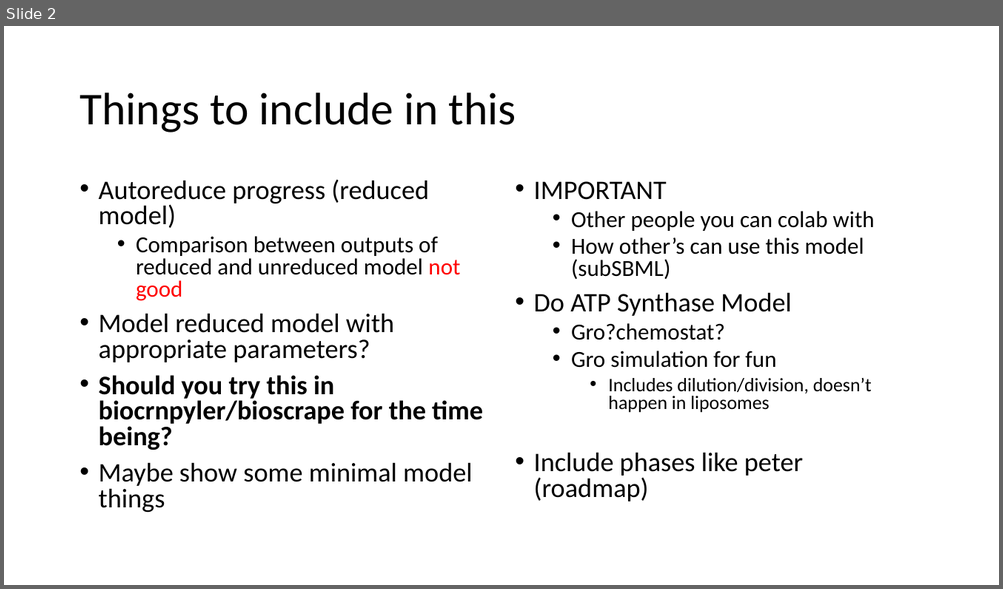
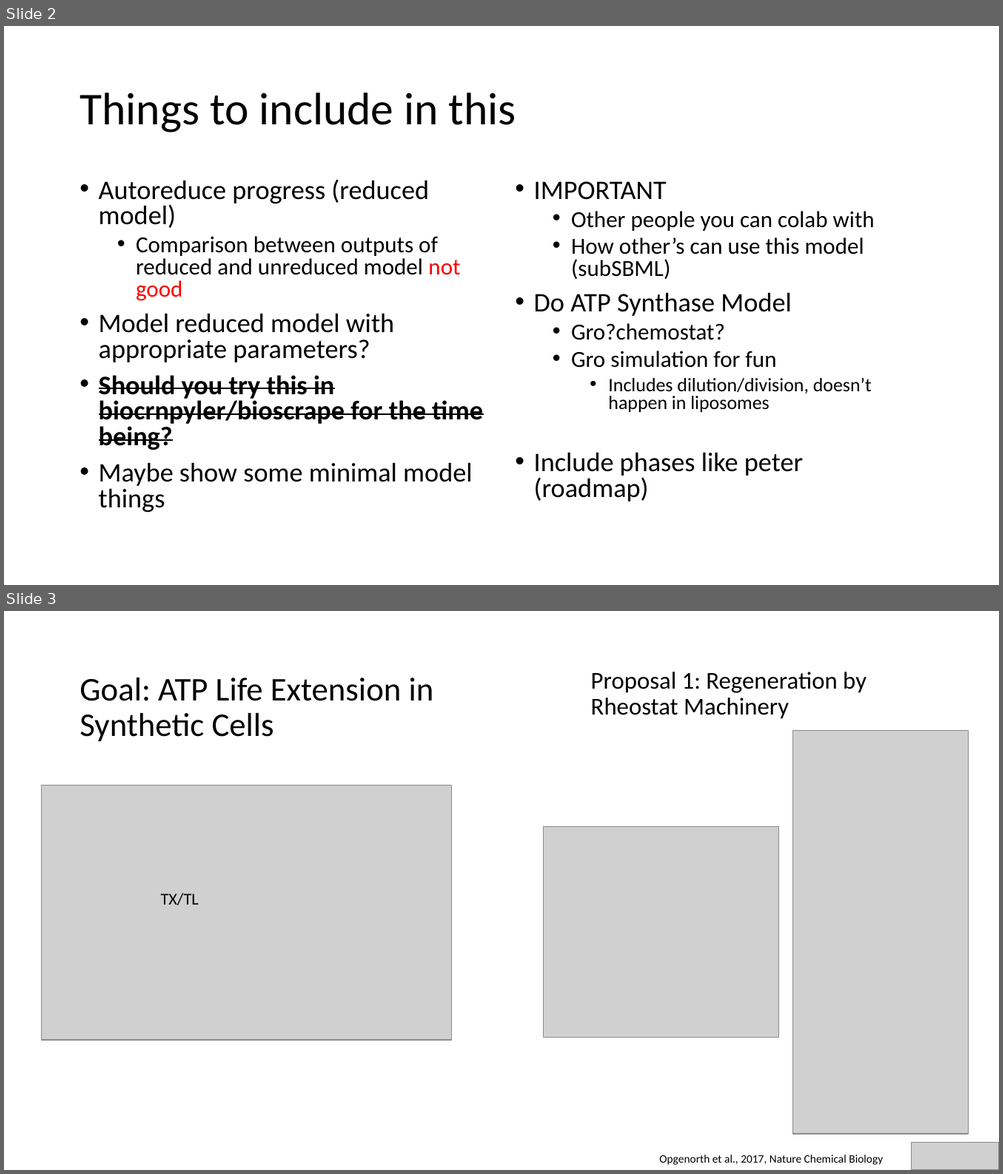
Before and after one commit to AnkitaRoychoudhury/ug_murray, a slide deck: miscellaneous/presentations/20200715_syncell_mtg.pptx. Shown one above the other, each under a label of ours: slide 2 before the commit, slides 2 and 3 after it. The pictures are 1003x589 and 1003x1174 pixels, drawn with LibreOffice and Linux fonts; fonts in the diff are those of the drawing; grey boxes stand for pictures. Boxes give left, top, right and bottom in pixels: in the first picture for what was removed or moved away, otherwise in the second. Text is boxed around its words. In the diff, an @@ line names an element or a change of style, - is before the commit and + after.

```diff
--- a/miscellaneous/presentations/20200715_syncell_mtg.pptx
+++ b/miscellaneous/presentations/20200715_syncell_mtg.pptx
@@ slide 3 added at <box>4,611,999,1170</box>, background #FFFFFF @@
@@ text added at <box>591,672,866,719</box>, 23.4 pt, text #000000 @@
+Proposal 1: Regeneration by Rheostat Machinery
@@ title added at <box>79,678,434,742</box>, 32 pt, text #000000 @@
+Goal: ATP Life Extension in Synthetic Cells
@@ picture added at <box>793,730,968,1135</box> @@
@@ picture added at <box>41,785,451,1040</box> @@
@@ picture added at <box>543,826,779,1037</box> @@
@@ text added at <box>161,893,199,906</box>, 16 pt, text #000000 @@
+TX/TL
@@ picture added at <box>911,1142,999,1170</box> @@
@@ text added at <box>659,1155,882,1165</box>, 11 pt, text #000000 @@
+Opgenorth et al., 2017, Nature Chemical Biology
@@ slide 2 changed as well @@
@@ text at <box>99,375,483,450</box>: strikethrough on in "Should you try this in biocrnpyler/bioscrape for ..." @@
```
Also in this commit, not shown: 1 other slide changed, 11 other slides added, 2 slides removed, 13 other files.
